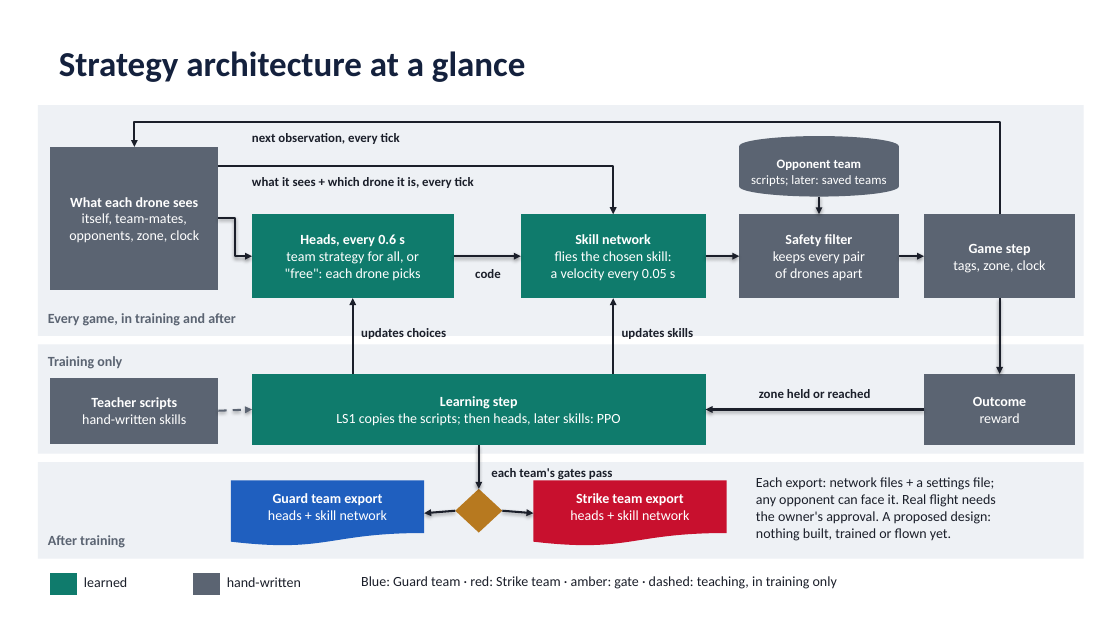
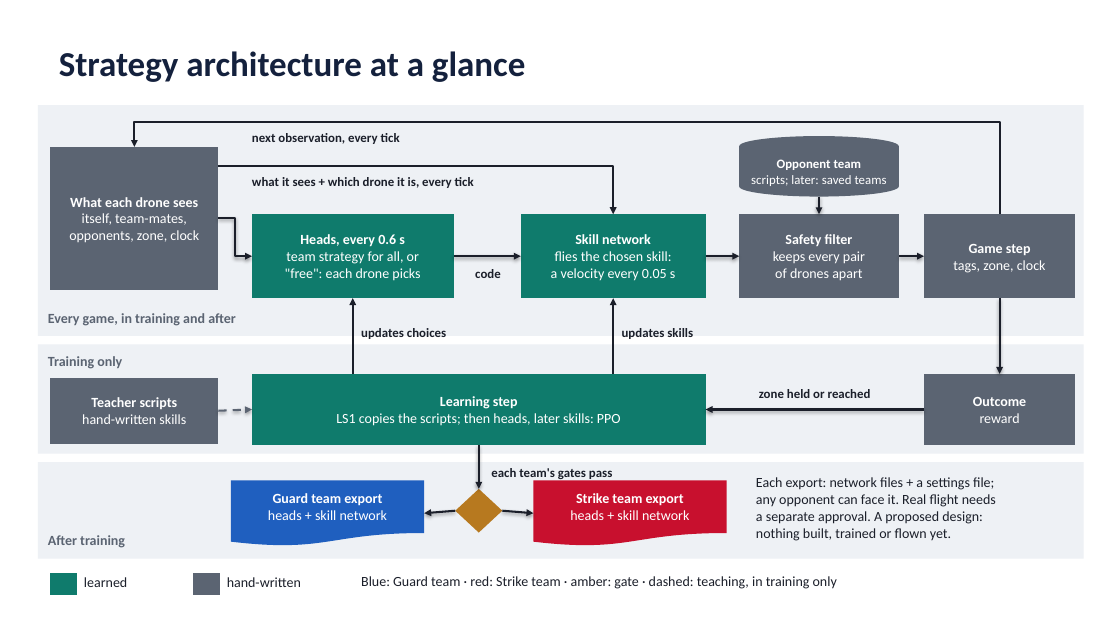
Before and after one commit to AI-DA-STC/AirStack-starling-max2, a slide deck: slide 2 of svg_training/ste_learning/figures/learned_skills_route.pptx. Drawn at 1120x630 pixels with LibreOffice and Linux fonts; fonts in the diff are those of the drawing. Boxes give left, top, right and bottom in pixels: in the first picture for what was removed or moved away, otherwise in the second. Text is boxed around its words. In the diff, an @@ line names an element or a change of style, - is before the commit and + after.

```diff
--- a/svg_training/ste_learning/figures/learned_skills_route.pptx
+++ b/svg_training/ste_learning/figures/learned_skills_route.pptx
@@ text at box(756, 511, 983, 524): text changed @@
-the owner's approval. A proposed design:
+a separate approval. A proposed design:
```
Also in this commit, not shown: 5 other slides changed, 6 other files.
